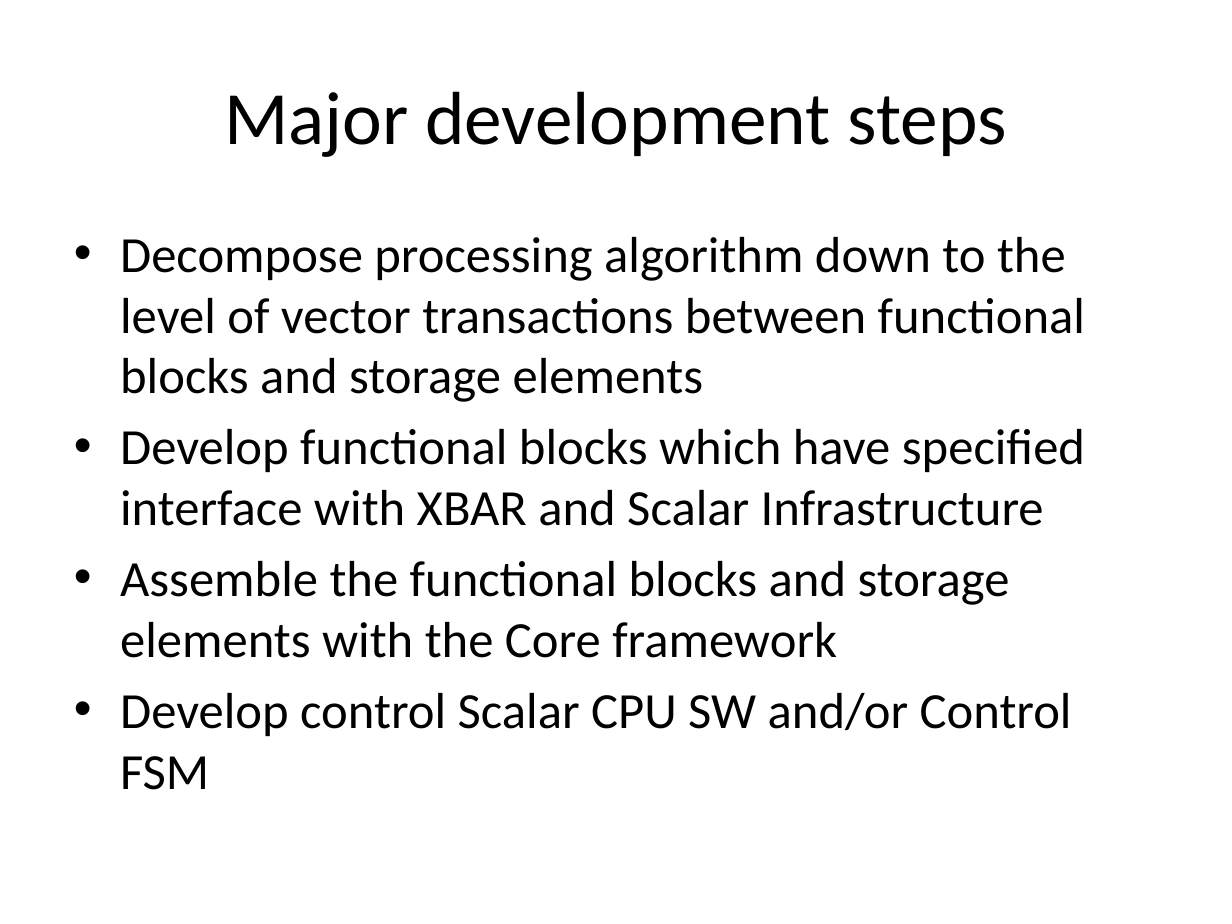
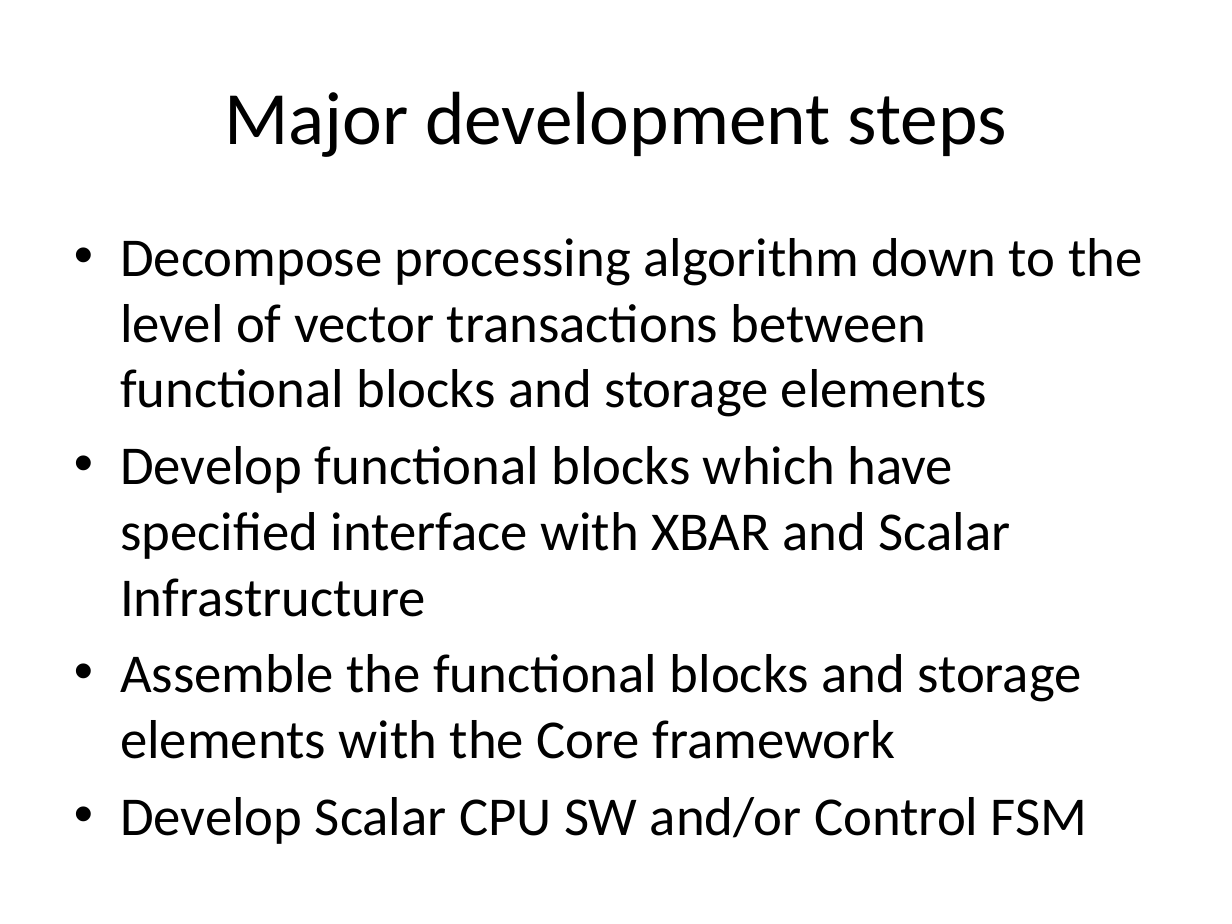
Before and after one commit to timurkelin/simsimd, a slide deck: slide 17 of doc/simsimd.pptx. Drawn at 1232x924 pixels with LibreOffice and Linux fonts; fonts in the diff are those of the drawing; background and template pictures are left out. Boxes give left, top, right and bottom in pixels: in the first picture for what was removed or moved away, otherwise in the second. Text is boxed around its words. In the diff, an @@ line names an element or a change of style, - is before the commit and + after.

```diff
--- a/doc/simsimd.pptx
+++ b/doc/simsimd.pptx
@@ text at (120,238,1142,759): size 29.6 to 32 pt in "Decompose processing algorithm down to the level ...", "Develop functional blocks which have specified interface ...", "Assemble the functional blocks and storage elements ..." @@
@@ text at (120,797,1087,844): text changed; size 29.6 to 32 pt @@
-• Develop control Scalar CPU SW and/or Control FSM
+• Develop Scalar CPU SW and/or Control FSM
```
Also in this commit, not shown: 5 other slides changed, 1 other file.
